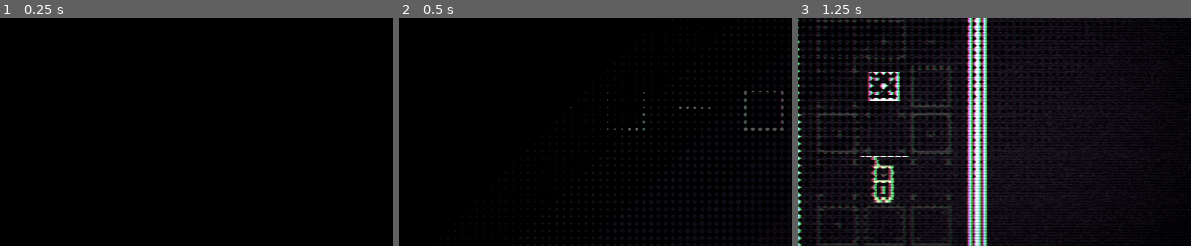
Above: before the commit, frames 1-3 (left to right).
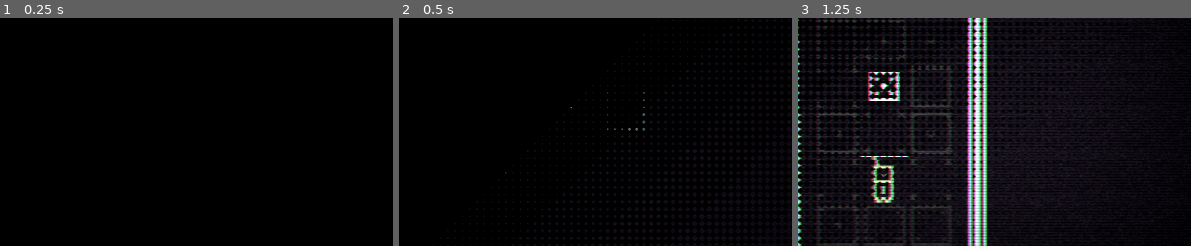
Above: after the commit, the same moments.

Repository: Boyquotes/LastOne
Game: Godot game, scene res://screens/Menu/Screens.tscn
Two runs of this game, one before a commit and one after it. Both use one fixed random seed, a clock stepped at 60 frames per second and the inputs below.
Inputs (mouse positions are % of the whole screen's width and height, from its top left):
- Up to frame 1 (0.25 s): no input
- Up to frame 2 (0.5 s): no input
- Up to frame 3 (1.25 s): click (14, 49) at 0.52 s
The pictures show only the part of the screen within x 39-89%, y 28-78%; the shares and areas given below are measured in that part.

Frame 1 is identical in both runs. In frame 2, 0.3% of the frame differs, in the area x 26-98%, y 32-69%; in frame 3, nothing differs.

Commit message:
Connecting GameState with UI flow, Adding level definitions

Diff:
--- a/components/LevelMetadataComponent.gd
+++ b/components/LevelMetadataComponent.gd
@@ -6,6 +6,8 @@
 @export var best_number_of_moves: int = 0
 @export var level_title: String = ''
 
+@export var level_key: LevelsDefinition.LevelKey
+
 @export var next_level: PackedScene
 
 func set_label_text(label: Label):
--- a/components/PushLayerComponent.gd
+++ b/components/PushLayerComponent.gd
@@ -11,49 +11,49 @@
 signal robot_moved
 
 func push(direction: Vector2):
-	if is_moving:
-		return
+    if is_moving:
+        return
 
-	$RayCast2D.target_position = direction * constants.TILE_SIZE
-	$RayCast2D.force_raycast_update()
+    $RayCast2D.target_position = direction * constants.TILE_SIZE
+    $RayCast2D.force_raycast_update()
 
-	var collider = $RayCast2D.get_collider()
-	if !collider && direction != Vector2.ZERO:
-		tween_position(main_node.position + direction * constants.TILE_SIZE)
-		return true
+    var collider = $RayCast2D.get_collider()
+    if !collider && direction != Vector2.ZERO:
+        tween_position(main_node.position + direction * constants.TILE_SIZE)
+        return true
 
-	if collider:
-		var collision_shape = collider.get_node("CollisionShape2D")
-		# hacky because for some reason disabling collision shape doesnt work properly with raycasts
-		if collision_shape && collision_shape.disabled:
-			tween_position(main_node.position + direction * constants.TILE_SIZE)
-			return true
+    if collider:
+        var collision_shape = collider.get_node("CollisionShape2D")
+        # hacky because for some reason disabling collision shape doesnt work properly with raycasts
+        if collision_shape && collision_shape.disabled:
+            tween_position(main_node.position + direction * constants.TILE_SIZE)
+            return true
 
-		if !collider.get_parent().has_node("PushLayerComponent"):
-			return false
+        if !collider.get_parent().has_node("PushLayerComponent"):
+            return false
 
-		var colliderPushLayerComponent: PushLayerComponent = collider.get_parent().get_node("PushLayerComponent")
+        var colliderPushLayerComponent: PushLayerComponent = collider.get_parent().get_node("PushLayerComponent")
 
-		var same_layer = colliderPushLayerComponent.push_layer == push_layer
+        var same_layer = colliderPushLayerComponent.push_layer == push_layer
 
-		if !same_layer:
-			tween_position(main_node.position + direction * constants.TILE_SIZE)
-			return true
+        if !same_layer:
+            tween_position(main_node.position + direction * constants.TILE_SIZE)
+            return true
 
-		var was_pushed = colliderPushLayerComponent.push(direction)
-		if was_pushed:
-			tween_position(main_node.position + direction * constants.TILE_SIZE)
+        var was_pushed = colliderPushLayerComponent.push(direction)
+        if was_pushed:
+            tween_position(main_node.position + direction * constants.TILE_SIZE)
 
-		return was_pushed
+        return was_pushed
 
 func tween_position(new_position: Vector2):
-	var tween = create_tween()
-	tween.tween_property(main_node, "position", new_position, 1.0/animation_speed).set_trans(Tween.TRANS_SINE)
-	is_moving = true
-	tween.tween_callback(_finish_tween)
+    var tween = create_tween()
+    tween.tween_property(main_node, "position", new_position, 1.0/animation_speed).set_trans(Tween.TRANS_SINE)
+    is_moving = true
+    tween.tween_callback(_finish_tween)
 
-	return
+    return
 
 func _finish_tween():
-	is_moving = false
-	emit_signal("robot_moved")
+    is_moving = false
+    emit_signal("robot_moved")
--- a/constants.gd
+++ b/constants.gd
@@ -4,8 +4,8 @@
 const TILE_SIZE = 16
 
 const Colors = {
-	DarkGreen = '6daa2c',
-	Grey = '4e4a4e',
-	Yellow = 'dad45e',
-	DarkBlue = '597dce',
+    DarkGreen = '6daa2c',
+    Grey = '4e4a4e',
+    Yellow = 'dad45e',
+    DarkBlue = '597dce',
 }
--- a/gameObjects/other/GameState.gd
+++ b/gameObjects/other/GameState.gd
@@ -2,7 +2,7 @@
 
 extends Node2D
 
-@export var currently_selected_level := 0
+@export var currently_selected_level: LevelsDefinition.LevelKey = LevelsDefinition.LevelKey.LEVEL_0_0
 @export var currently_selected_world := 0
 @export var unlocked_level := 1
 
--- a/gameObjects/other/LevelPath.gd
+++ b/gameObjects/other/LevelPath.gd
@@ -2,15 +2,18 @@
 extends Node2D
 
 @export var is_horizontal = false
-@export var level_index: int = 10000
+@export var level_key: LevelsDefinition.LevelKey
 
 @onready var activateComponent: ActivateComponent = $ActivateComponent
 
+var level: Level = null
+
 func _ready():
     activateComponent.deactivate()
+    level = LevelsDefinition.levels[level_key]
 
     var unlocked_level = GameState.unlocked_level
-    if unlocked_level >= level_index:
+    if unlocked_level >= level.unlockable_index:
         activateComponent.activate()
 
 func _process(delta):
--- a/gameObjects/other/LevelSelector.gd
+++ b/gameObjects/other/LevelSelector.gd
@@ -1,18 +1,19 @@
 extends Node2D
 
-@export var level_to_load: PackedScene
-@export var level_index: int = 10000
-
+@export var level_key: LevelsDefinition.LevelKey
 @onready var activateComponent: ActivateComponent = $ActivateComponent
 
 signal selected
 
+var level: Level = null
+
 func _ready():
     activateComponent.deactivate()
+    level = LevelsDefinition.levels[level_key]
 
     var unlocked_level = GameState.unlocked_level
-    if unlocked_level >= level_index:
+    if unlocked_level >= level.unlockable_index:
         activateComponent.activate()
 
 func _on_texture_button_pressed():
-    emit_signal("selected", level_to_load)
+    emit_signal("selected", level_key)
--- /dev/null
+++ b/levels/LevelsDefinition.gd
@@ -0,0 +1,52 @@
+# autoloaded as LevelsDefinition
+extends Node
+
+enum LevelKey {
+    LEVEL_0_0,
+    LEVEL_0_1,
+    LEVEL_0_2,
+    LEVEL_0_3,
+    LEVEL_0_4
+}
+
+var level4 = Level.new().initialize(
+    preload("res://levels/World0/Level05.tscn"),
+    4,
+    1,
+)
+
+var level3 = Level.new().initialize(
+    preload("res://levels/World0/Level04.tscn"),
+    3,
+    0.5,
+    level4,
+)
+
+var level2 = Level.new().initialize(
+    preload("res://levels/World0/Level03.tscn"),
+    3,
+    0.5,
+    level3,
+)
+
+var level1 = Level.new().initialize(
+    preload("res://levels/World0/Level02.tscn"),
+    2,
+    1,
+    level2,
+)
+
+var level0 = Level.new().initialize(
+    preload("res://levels/World0/Level01.tscn"),
+    1,
+    1,
+    level1,
+)
+
+var levels: Dictionary = {
+    LevelKey.LEVEL_0_0: level0,
+    LevelKey.LEVEL_0_1: level1,
+    LevelKey.LEVEL_0_2: level2,
+    LevelKey.LEVEL_0_3: level3,
+    LevelKey.LEVEL_0_4: level4,
+}
--- a/levels/World0/Level02.tscn
+++ b/levels/World0/Level02.tscn
@@ -2,15 +2,16 @@
 
 [ext_resource type="PackedScene" uid="uid://dwgmmi3iquahw" path="res://components/LevelMetadataComponent.tscn" id="1_jh8eh"]
 [ext_resource type="TileSet" uid="uid://dhm6027rcsgug" path="res://assets/tres/BlueTileset.tres" id="2_7ibmt"]
-[ext_resource type="PackedScene" path="res://gameObjects/movable/horizontal/Horizontal.tscn" id="3_afcwg"]
+[ext_resource type="PackedScene" uid="uid://cmplk51mbkpts" path="res://gameObjects/movable/horizontal/Horizontal.tscn" id="3_afcwg"]
 [ext_resource type="PackedScene" path="res://gameObjects/mapElements/exit/Exit.tscn" id="4_sv0i5"]
-[ext_resource type="PackedScene" path="res://gameObjects/movable/crate/Crate.tscn" id="5_yd7hu"]
+[ext_resource type="PackedScene" uid="uid://r1f0dnqellit" path="res://gameObjects/movable/crate/Crate.tscn" id="5_yd7hu"]
 
 [node name="Level02" type="Node2D"]
 
 [node name="LevelMetadataComponent" parent="." instance=ExtResource("1_jh8eh")]
 level_number = 2
 world_number = 1
+level_key = 1
 
 [node name="Map" type="TileMap" parent="."]
 texture_filter = 1
--- a/levels/World0/Level03.tscn
+++ b/levels/World0/Level03.tscn
@@ -2,16 +2,17 @@
 
 [ext_resource type="PackedScene" uid="uid://dwgmmi3iquahw" path="res://components/LevelMetadataComponent.tscn" id="1_1wf4q"]
 [ext_resource type="TileSet" uid="uid://dhm6027rcsgug" path="res://assets/tres/BlueTileset.tres" id="2_6r7be"]
-[ext_resource type="PackedScene" path="res://gameObjects/movable/vertial/Vertical.tscn" id="3_ufrkn"]
-[ext_resource type="PackedScene" path="res://gameObjects/movable/horizontal/Horizontal.tscn" id="4_y42h4"]
+[ext_resource type="PackedScene" uid="uid://bspv4dkgnkbux" path="res://gameObjects/movable/vertial/Vertical.tscn" id="3_ufrkn"]
+[ext_resource type="PackedScene" uid="uid://cmplk51mbkpts" path="res://gameObjects/movable/horizontal/Horizontal.tscn" id="4_y42h4"]
 [ext_resource type="PackedScene" path="res://gameObjects/mapElements/exit/Exit.tscn" id="5_ll3sl"]
-[ext_resource type="PackedScene" path="res://gameObjects/movable/crate/Crate.tscn" id="6_4i0yi"]
+[ext_resource type="PackedScene" uid="uid://r1f0dnqellit" path="res://gameObjects/movable/crate/Crate.tscn" id="6_4i0yi"]
 
 [node name="Level03" type="Node2D"]
 
 [node name="LevelMetadataComponent" parent="." instance=ExtResource("1_1wf4q")]
 level_number = 3
 world_number = 1
+level_key = 2
 
 [node name="Map" type="TileMap" parent="."]
 texture_filter = 1
--- a/levels/World0/Level04.tscn
+++ b/levels/World0/Level04.tscn
@@ -2,16 +2,17 @@
 
 [ext_resource type="PackedScene" uid="uid://dwgmmi3iquahw" path="res://components/LevelMetadataComponent.tscn" id="1_rjv0p"]
 [ext_resource type="TileSet" uid="uid://dhm6027rcsgug" path="res://assets/tres/BlueTileset.tres" id="2_dnsnq"]
-[ext_resource type="PackedScene" path="res://gameObjects/movable/vertial/Vertical.tscn" id="3_j5knk"]
-[ext_resource type="PackedScene" path="res://gameObjects/movable/horizontal/Horizontal.tscn" id="4_a7b02"]
+[ext_resource type="PackedScene" uid="uid://bspv4dkgnkbux" path="res://gameObjects/movable/vertial/Vertical.tscn" id="3_j5knk"]
+[ext_resource type="PackedScene" uid="uid://cmplk51mbkpts" path="res://gameObjects/movable/horizontal/Horizontal.tscn" id="4_a7b02"]
 [ext_resource type="PackedScene" path="res://gameObjects/mapElements/exit/Exit.tscn" id="5_m5ko3"]
-[ext_resource type="PackedScene" path="res://gameObjects/movable/crate/Crate.tscn" id="6_v7pja"]
+[ext_resource type="PackedScene" uid="uid://r1f0dnqellit" path="res://gameObjects/movable/crate/Crate.tscn" id="6_v7pja"]
 
 [node name="Level04" type="Node2D"]
 
 [node name="LevelMetadataComponent" parent="." instance=ExtResource("1_rjv0p")]
 level_number = 99
 world_number = 99
+level_key = 3
 
 [node name="TileMap" type="TileMap" parent="."]
 texture_filter = 1
--- a/levels/World0/Level05.tscn
+++ b/levels/World0/Level05.tscn
@@ -12,6 +12,7 @@
 [node name="LevelMetadataComponent" parent="." instance=ExtResource("1_cbpul")]
 level_number = 4
 world_number = 1
+level_key = 4
 
 [node name="Map" type="TileMap" parent="."]
 texture_filter = 1
--- a/levels/World0/Levels.tscn
+++ b/levels/World0/Levels.tscn
@@ -1,49 +1,40 @@
-[gd_scene load_steps=4 format=3 uid="uid://bbr7vr3yvvggq"]
+[gd_scene load_steps=3 format=3 uid="uid://bbr7vr3yvvggq"]
 
 [ext_resource type="PackedScene" uid="uid://dvk2fqgwvgd73" path="res://gameObjects/other/LevelSelector.tscn" id="1_tbprq"]
-[ext_resource type="PackedScene" uid="uid://b8lsebd7oirmt" path="res://levels/World0/Level01.tscn" id="2_uwgkh"]
 [ext_resource type="PackedScene" uid="uid://btd7repien4df" path="res://gameObjects/other/LevelPath.tscn" id="3_gl0jc"]
 
 [node name="Levels" type="Node2D"]
 
 [node name="LevelSelector" parent="." instance=ExtResource("1_tbprq")]
 position = Vector2(-104, -8)
-level_to_load = ExtResource("2_uwgkh")
-level_index = 0
+
+[node name="LevelSelector1" parent="." instance=ExtResource("1_tbprq")]
+position = Vector2(-56, -8)
+level_key = 1
 
 [node name="LevelSelector2" parent="." instance=ExtResource("1_tbprq")]
-position = Vector2(-56, -8)
-level_index = 1
+position = Vector2(-8, -24)
+level_key = 2
 
 [node name="LevelSelector3" parent="." instance=ExtResource("1_tbprq")]
-position = Vector2(-8, -8)
+position = Vector2(-8, 8)
+level_key = 3
 
 [node name="LevelSelector4" parent="." instance=ExtResource("1_tbprq")]
 position = Vector2(40, -8)
+level_key = 4
 
-[node name="LevelSelector5" parent="." instance=ExtResource("1_tbprq")]
-position = Vector2(88, -8)
-
-[node name="LevelPath4" parent="." instance=ExtResource("3_gl0jc")]
-position = Vector2(72, 0)
+[node name="LevelPath3" parent="." instance=ExtResource("3_gl0jc")]
+position = Vector2(-24, 0)
 rotation = 1.5708
 is_horizontal = true
-level_index = 10000
-
-[node name="LevelPath3" parent="." instance=ExtResource("3_gl0jc")]
-position = Vector2(24, 0)
-rotation = 1.5708
-is_horizontal = true
-level_index = 10000
 
 [node name="LevelPath2" parent="." instance=ExtResource("3_gl0jc")]
 position = Vector2(-72, 0)
 rotation = 1.5708
 is_horizontal = true
-level_index = 1
 
 [node name="LevelPath" parent="." instance=ExtResource("3_gl0jc")]
-position = Vector2(-24, 0)
+position = Vector2(24, 0)
 rotation = 1.5708
 is_horizontal = true
-level_index = 10000
--- a/project.godot
+++ b/project.godot
@@ -23,6 +23,7 @@
 InputTouchJoystickStart="*res://scripts/input_touch_joystick_start.gd"
 SaveManager="*res://scripts/save_manager.gd"
 GameState="*res://gameObjects/other/GameState.tscn"
+LevelsDefinition="*res://levels/LevelsDefinition.gd"
 
 [display]
 
--- a/screens/Play.gd
+++ b/screens/Play.gd
@@ -2,25 +2,16 @@
 
 var selected_child: Node2D = null
 
-var level1 = preload("res://levels/World0/Level01.tscn")
-var level2 = preload("res://levels/World0/Level02.tscn")
-var level3 = preload("res://levels/World0/Level03.tscn")
-var level4 = preload("res://levels/World0/Level04.tscn")
-var level5 = preload("res://levels/World0/Level05.tscn")
-
-var test_level = preload("res://levels/PlaygroundLevel.tscn")
-
 var crates_on_level = -1
 var current_crates_on_exit = 0
 
-var levels = [test_level, level1, level2, level3, level4, level5]
 var map_states: Array[Dictionary] = []
 var current_level: Node2D
 
-var initial_level: PackedScene = level1
+var level_definition: Level
 
-func set_initial_level(level: PackedScene):
-  initial_level = level
+func set_level(_level_definition: Level):
+    level_definition = _level_definition
 
 func load_level(levelScene: PackedScene):
   var level = levelScene.instantiate()
@@ -74,7 +65,8 @@
   current_level.queue_free()
 
 func _ready():
-  load_level(initial_level)
+  level_definition = LevelsDefinition.levels[GameState.currently_selected_level]
+  load_level(level_definition.level_scene)
 
 func _process(_delta):
   if Input.is_action_just_pressed("ui_accept"):
@@ -90,9 +82,11 @@
   current_crates_on_exit += 1
 
   if current_crates_on_exit == crates_on_level:
-    GameState.current_level += 1
+    GameState.unlocked_level += level_definition.index_increment
+    level_definition = level_definition.next_level_definition
+
     SaveManager.save_game()
-    load_level(levels[GameState.current_level])
+    load_level(level_definition.level_scene)
 
 func revert_action():
   var index = map_states.size() - 1
--- a/screens/World.gd
+++ b/screens/World.gd
@@ -19,9 +19,9 @@
     for level_selector in world_0_levels.get_children():
         level_selector.connect("selected", self._on_level_selected)
 
-func _on_level_selected(level: PackedScene):
+func _on_level_selected(level_key: LevelsDefinition.LevelKey):
+    GameState.currently_selected_level = level_key
     var play_scene_instantion = play_scene.instantiate()
-    play_scene_instantion.set_initial_level(level)
 
     queue_free()
 
--- /dev/null
+++ b/scripts/types/level.gd
@@ -0,0 +1,20 @@
+extends Node
+class_name Level
+
+var level_scene: PackedScene
+var next_level_definition: Level
+var unlockable_index: int
+var index_increment: int
+
+func initialize(
+    _level_scene: PackedScene,
+    _unlockable_index: int,
+    _index_increment: int,
+    _next_level_definition: Level = null
+):
+    level_scene = _level_scene
+    next_level_definition = _next_level_definition
+    index_increment = _index_increment
+    unlockable_index = _unlockable_index
+
+    return self
Not shown: 1 places in levels/LevelPlaceholder.tscn that only renumber resources
Not shown: 1 places in levels/World0/Level01.tscn that only renumber resources
Not shown: 1 places in levels/World0/Level05.tscn that only renumber resources
